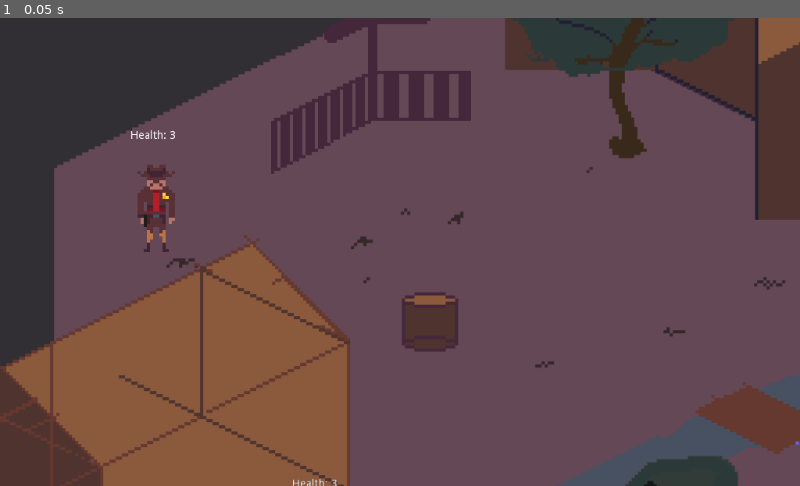
Above: before the commit, frame 1.
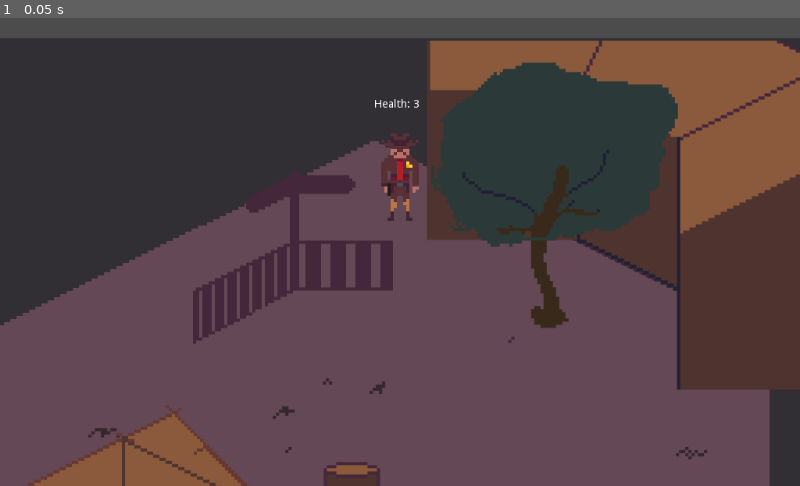
Above: after the commit, the same moment.

Repository: BenoitLeguay/LonesomeTown
Game: Godot game, scene res://src/scenes/Arena.tscn
The game is run twice, just before and just after one commit, with the same random seed, the same clock (stepped at 60 frames per second) and the same inputs.
Inputs:
- Up to frame 1 (0.05 s): no input

The runs differ from the first frame. In frame 1, 63% of the frame differs, in the area x 0-100%, y 0-100%.

Commit message:
added a seed feature

Diff:
--- a/godot_environments/dev/lonesome_town_game/src/scenes/Arena.gd
+++ b/godot_environments/dev/lonesome_town_game/src/scenes/Arena.gd
@@ -23,7 +23,6 @@
 
 # Called when the node enters the scene tree for the first time.
 func _ready():
-	randomize()
 	var err_message = socket.connect_to_host("127.0.0.1", 4243)
 	#time_start = OS.get_unix_time()
 	prev_time = OS.get_ticks_usec()
@@ -98,18 +97,28 @@
 	reinitialize_parameters()
 	reinitialize_players()
 
+func handle_seed_at_initialization(input_dict):
+	if input_dict.has("seed"):
+		seed(input_dict["seed"])
+	else:
+		randomize()
+
 func process_remote_data(received_bytes):
 	# process the input data. Detects whether it's the first data received.
 	# If not, get the action to do.
 	var converted_string = socket.get_string(received_bytes)
 	var input_dict = JSON.parse(converted_string).result
+
 	if input_dict["initialization"] == true:
 		is_first_step = true
+		handle_seed_at_initialization(input_dict)
 		reinitialize()
 		is_rendering = input_dict["render"]
+
 	elif input_dict["termination"] == true:
 		get_tree().quit()
 		socket.disconnect_from_host()
+
 	else:
 		send_actions_to_agents(input_dict["agents_data"])
 		#direction = choose_direction_from_remote_data(input_dict["action"])
Not shown, changed: GodotEnvironment.py
Not shown, changed: godot_environments/dev/lonesome_town_game/lonesome_town_v0.pck
